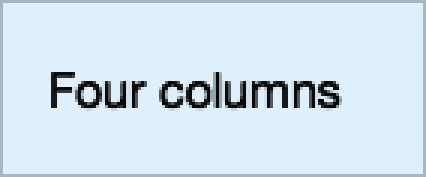
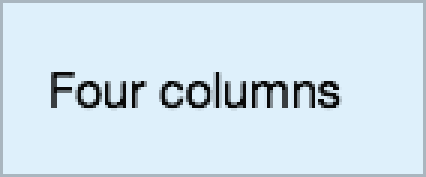
Comparing the layer stacks of the two 426 × 177 images. Changes:
removed layer "black" over [51, 72, 342, 111]
removed group "container" (2 layers) over [51, 72, 342, 111]
moved "Four columns" out of group "container", painted on it over [51, 72, 342, 111]
moved "panel" out of group "container" over [51, 72, 342, 111]
removed layer "primary" over [51, 72, 342, 111]
added layer "bg" over [51, 72, 342, 111]
